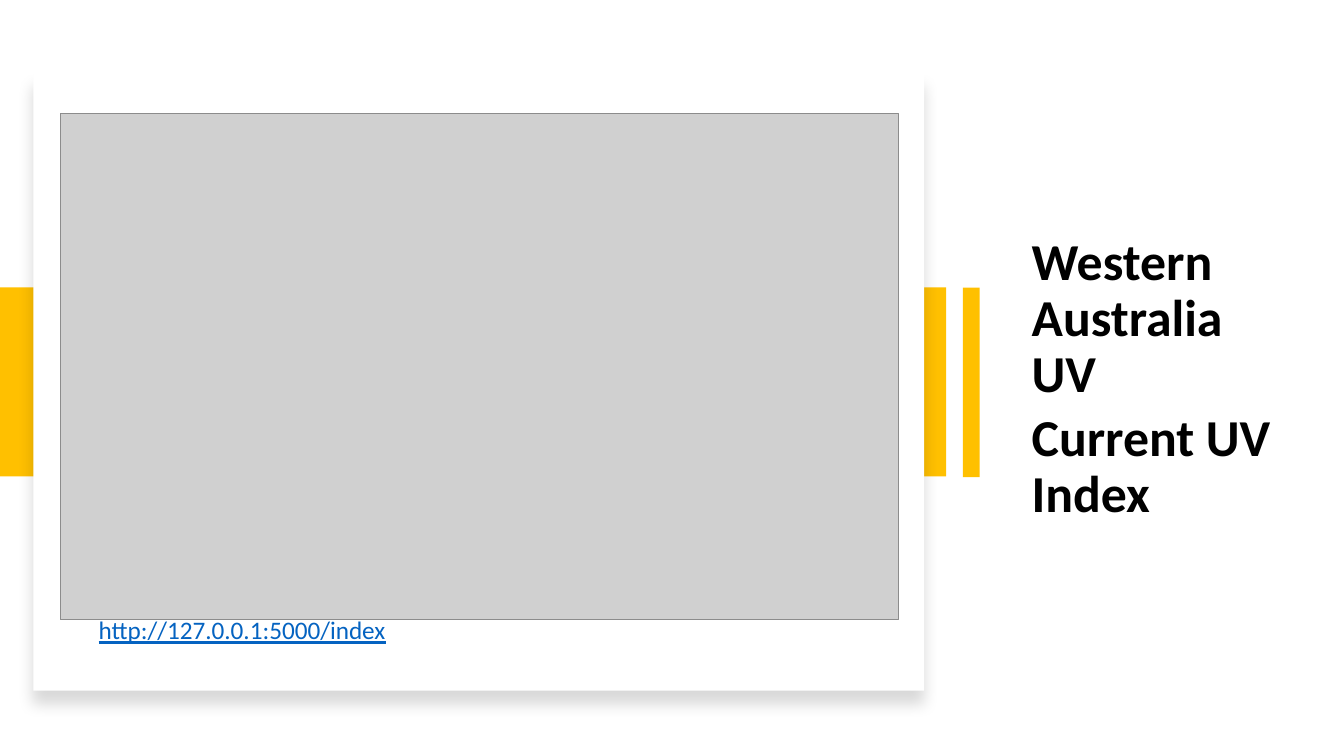
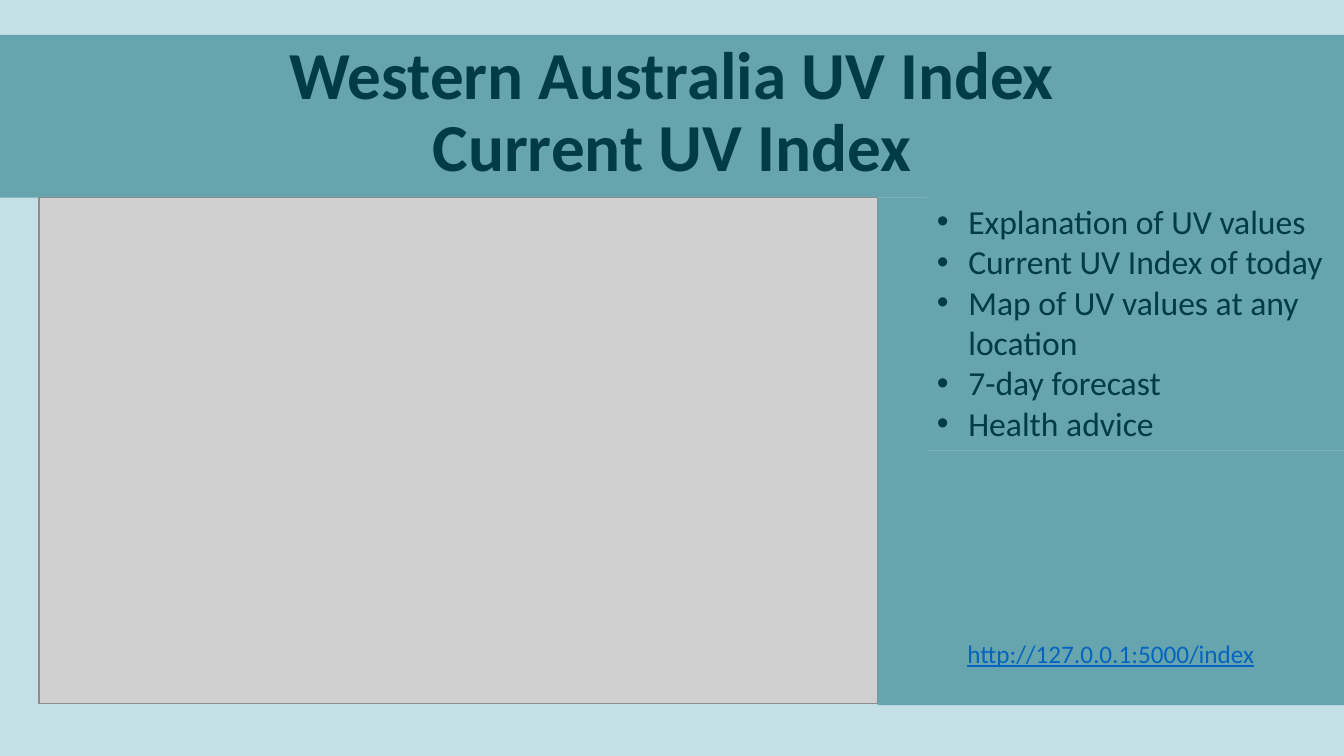
Before and after one commit to parastoorazavi/Data-Analytics-Project-2, a slide deck: slide 7 of Presentation.pptx. Drawn at 1344x756 pixels with LibreOffice and Linux fonts; fonts in the diff are those of the drawing; grey boxes stand for pictures. Boxes give left, top, right and bottom in pixels: in the first picture for what was removed or moved away, otherwise in the second. Text is boxed around its words. In the diff, an @@ line names an element or a change of style, - is before the commit and + after.

```diff
--- a/Presentation.pptx
+++ b/Presentation.pptx
@@ background #FFFFFF to #C4DFE6 @@
@@ rectangle "Western Australia UV Index": place and size @@
-rectangle "Western Australia UV Index" at box(1032, 246, 1270, 513)
+rectangle "Western Australia UV Index" at box(0, 35, 1344, 199)
@@ rectangle "Western Australia UV Index" at box(0, 35, 1344, 199): fill none to #66A5AD @@
@@ text in rectangle at box(289, 52, 1054, 100): text changed; size 37 to 48 pt; text colour #000000 to #003B46 @@
-Western Australia UV
+Western Australia UV Index
@@ rectangle removed at box(33, 74, 925, 691) @@
@@ text in rectangle at box(433, 124, 911, 172): size 37 to 48 pt, text colour #000000 to #003B46 in "Current UV Index"; alignment left to centre; line spacing 0.9 to 0.8 @@
@@ picture: place and size @@
-picture at box(60, 114, 899, 620)
+picture at box(39, 198, 878, 704)
@@ rectangle at box(878, 198, 928, 573): fill #FFC000 to #66A5AD; rotation 90 to 0 degrees @@
@@ text added at box(968, 211, 1323, 436), 24 pt, text #003B46 @@
+• Explanation of UV values
+• Current UV Index of today
+• Map of UV values at any location
+• 7-day forecast
+• Health advice
@@ rectangle removed at box(1, 288, 947, 477) @@
@@ rectangle added at box(928, 451, 1344, 573), fill #66A5AD @@
@@ rectangle "http://127.0.0.1:5000/index": place and size @@
-rectangle "http://127.0.0.1:5000/index" at box(99, 619, 386, 644)
+rectangle "http://127.0.0.1:5000/index" at box(878, 573, 1344, 705)
@@ rectangle "http://127.0.0.1:5000/index" at box(878, 573, 1344, 705): alignment left to centre; fill none to #66A5AD @@
```
Also in this commit, not shown: 11 other slides changed, 5 other files.
